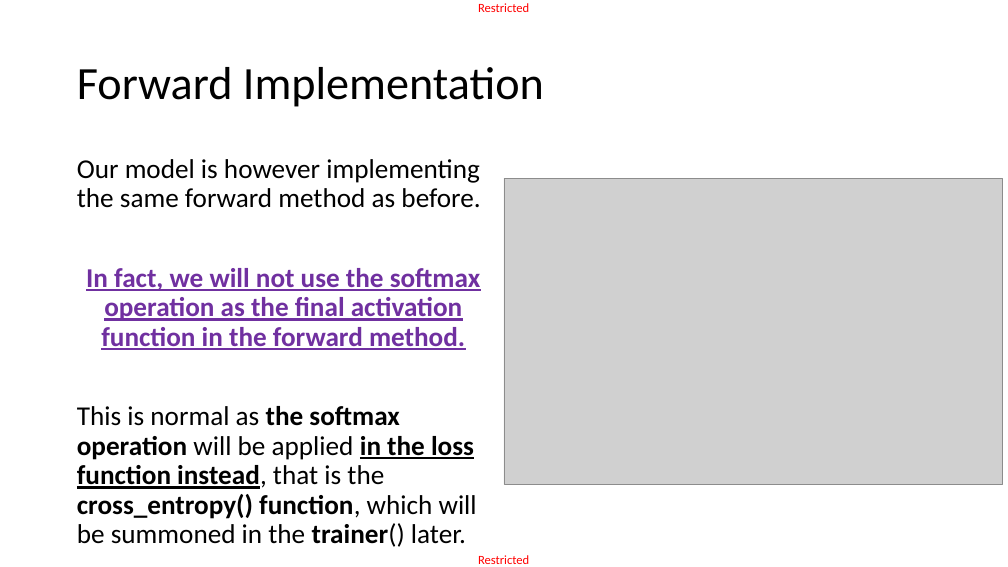
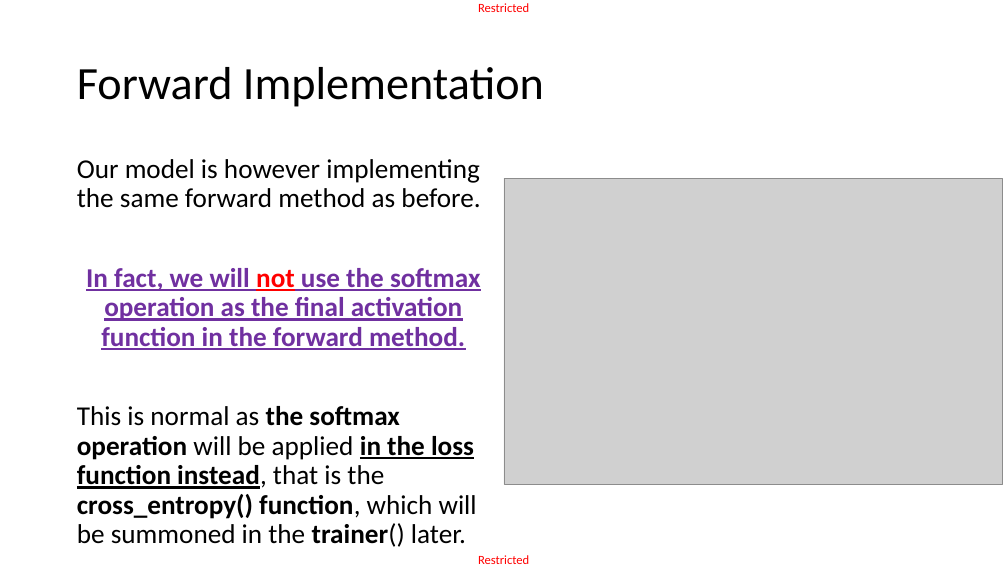
Before and after one commit to matthieudemari/SUTD_DL_50_039, a slide deck: slide 35 of W3/3. W3S3 final/W3S3.pptx. Drawn at 1008x567 pixels with LibreOffice and Linux fonts; fonts in the diff are those of the drawing; grey boxes stand for pictures. Boxes give left, top, right and bottom in pixels: in the first picture for what was removed or moved away, otherwise in the second. Text is boxed around its words. In the diff, an @@ line names an element or a change of style, - is before the commit and + after.

```diff
--- a/W3/3. W3S3 final/W3S3.pptx
+++ b/W3/3. W3S3 final/W3S3.pptx
@@ text at (86,268,481,350): text colour #7030A0 to #FF0000 in "not" @@
```
Also in this commit, not shown: 4 other slides changed, 17 other files.
